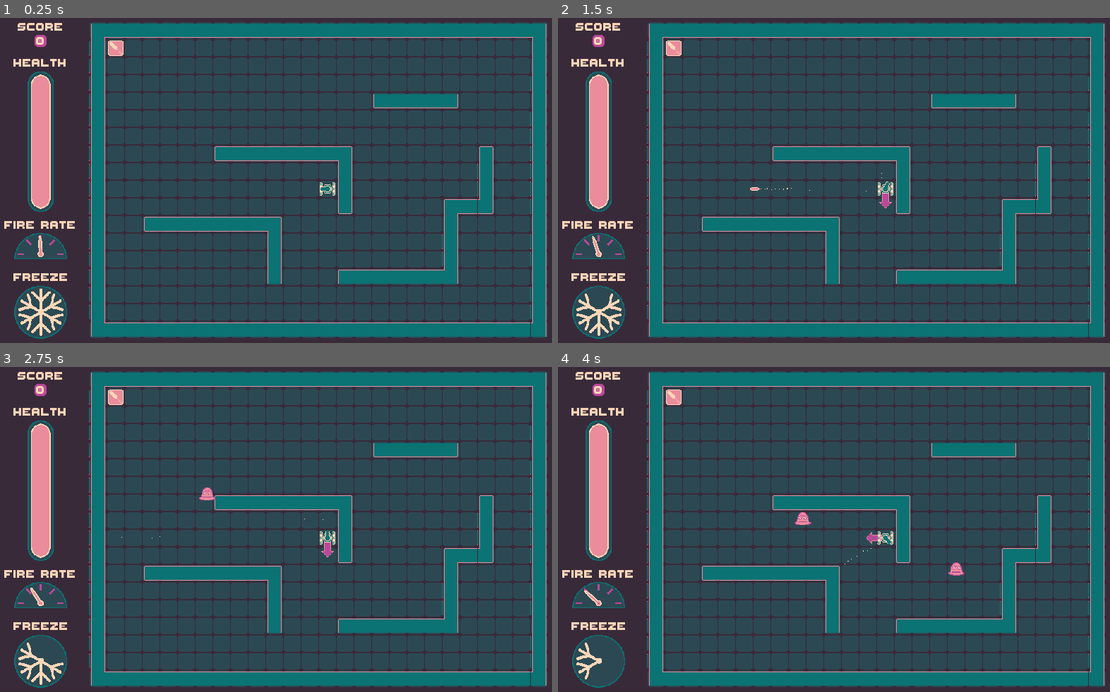
Above: before the commit, frames 1-4 (two rows, left to right).
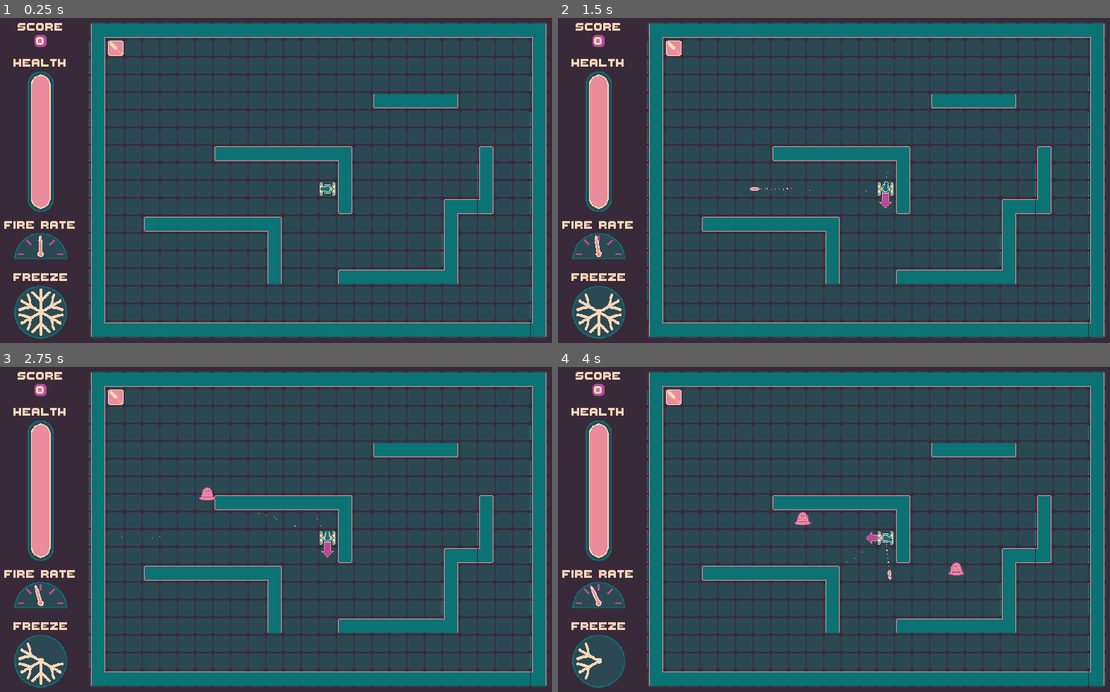
Above: after the commit, the same moments.

Repository: marc-jones/gdl-summer-jam-2021
Game: Godot game, scene res://nodes/PlayState.tscn
Same seed, same stepped clock (60 frames per second), same inputs: the game is played once before the commit and once after it.
Inputs (mouse positions are in pixels of both pictures, inside the frame that each line leads up to):
- Up to frame 1 (0.25 s): no input
- Up to frame 2 (1.5 s): tap Enter at 0.5 s; move the mouse to (955, 164) at 0.52 s; hold Right (ui_right) 0.53-1.28 s; tap Space at 1.25 s; move the mouse to (718, 196) at 1.27 s; hold Down (ui_down) from 1.28 s (still down)
- Up to frame 3 (2.75 s): move the mouse to (331, 458) at 2.02 s; release Down (ui_down) at 2.03 s; hold Right (ui_right) from 2.03 s (still down)
- Up to frame 4 (4 s): move the mouse to (806, 594) at 2.77 s; release Right (ui_right) at 2.78 s; hold Up (ui_up) 2.78-3.53 s; move the mouse to (999, 578) at 3.52 s; hold Left (ui_left) from 3.53 s (still down)

The runs differ from the first frame. In frame 1, less than 0.1% of the frame differs, in the area x 6-8%, y 66-74%; in frame 2, less than 0.1%; in frame 3, less than 0.1%; in frame 4, 0.1%, in the area x 4-61%, y 51-74%.

Commit message:
Fire rate affects turret rotation speed

Diff:
--- a/scripts/PlayState.gd
+++ b/scripts/PlayState.gd
@@ -18,7 +18,7 @@
 
 var max_projectile_timer = 0.05
 var min_projectile_timer = 0.8
-var projectile_timer_decay_rate = 0.05
+var projectile_timer_decay_rate = 0.025
 
 var projectile_timer = (max_projectile_timer + min_projectile_timer) / 2
 var map_midpoint
@@ -112,9 +112,10 @@
 
 func update_hud():
 	$HUD/FreezeIndicator.update_sprites($MoveTimer.get_time_left())
-	$HUD/FireRateIndicator.update_needle(
-		(projectile_timer-min_projectile_timer) / (max_projectile_timer-min_projectile_timer)
-	)
+	var fire_rate_t = (projectile_timer-min_projectile_timer) / (max_projectile_timer-min_projectile_timer)
+	$HUD/FireRateIndicator.update_needle(fire_rate_t)
+	if $Entities.has_node("Player"):
+		$Entities/Player.update_rotation_speed(fire_rate_t)
 
 func update_rates(delta):
 	projectile_timer = clamp(
--- a/scripts/Player.gd
+++ b/scripts/Player.gd
@@ -5,11 +5,14 @@
 signal player_died
 
 var move_time = 0.4
-var rotation_speed = 1.2*PI
 var damage_amount = 1
 var heal_amount = 2
 var packed_death_particles = preload("res://nodes/PlayerDeathParticles.tscn")
 
+var max_rotation_speed = 2*PI
+var min_rotation_speed = 1.2*PI
+
+var rotation_speed = (max_rotation_speed+min_rotation_speed) / 2.0
 var health = 10
 var grid
 var current_grid_path = []
@@ -117,3 +120,6 @@
 		get_parent().add_child(particles)
 		emit_signal("player_died", particles)
 		queue_free()
+
+func update_rotation_speed(t):
+	rotation_speed = lerp(min_rotation_speed, max_rotation_speed, t)
